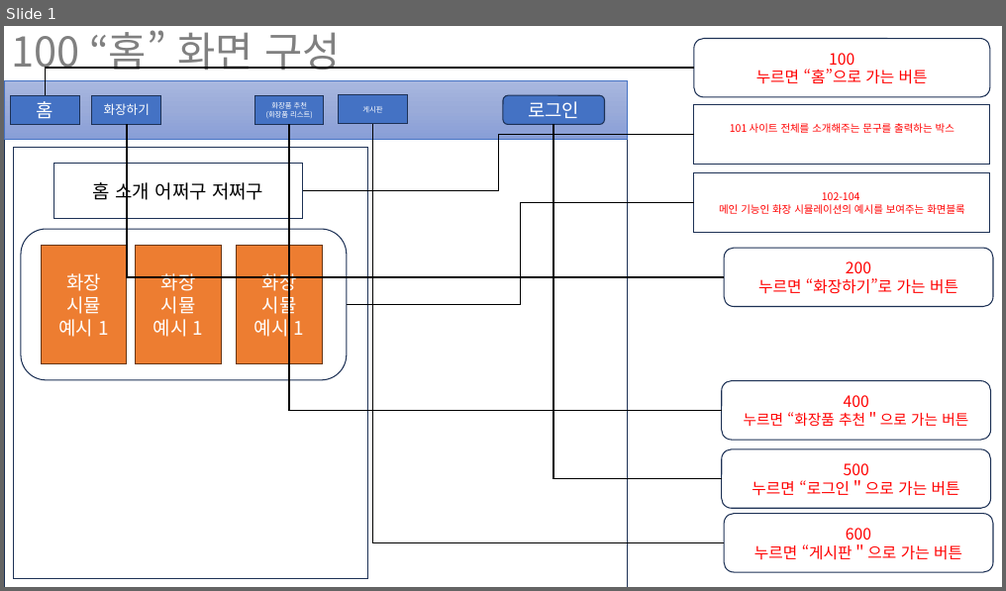
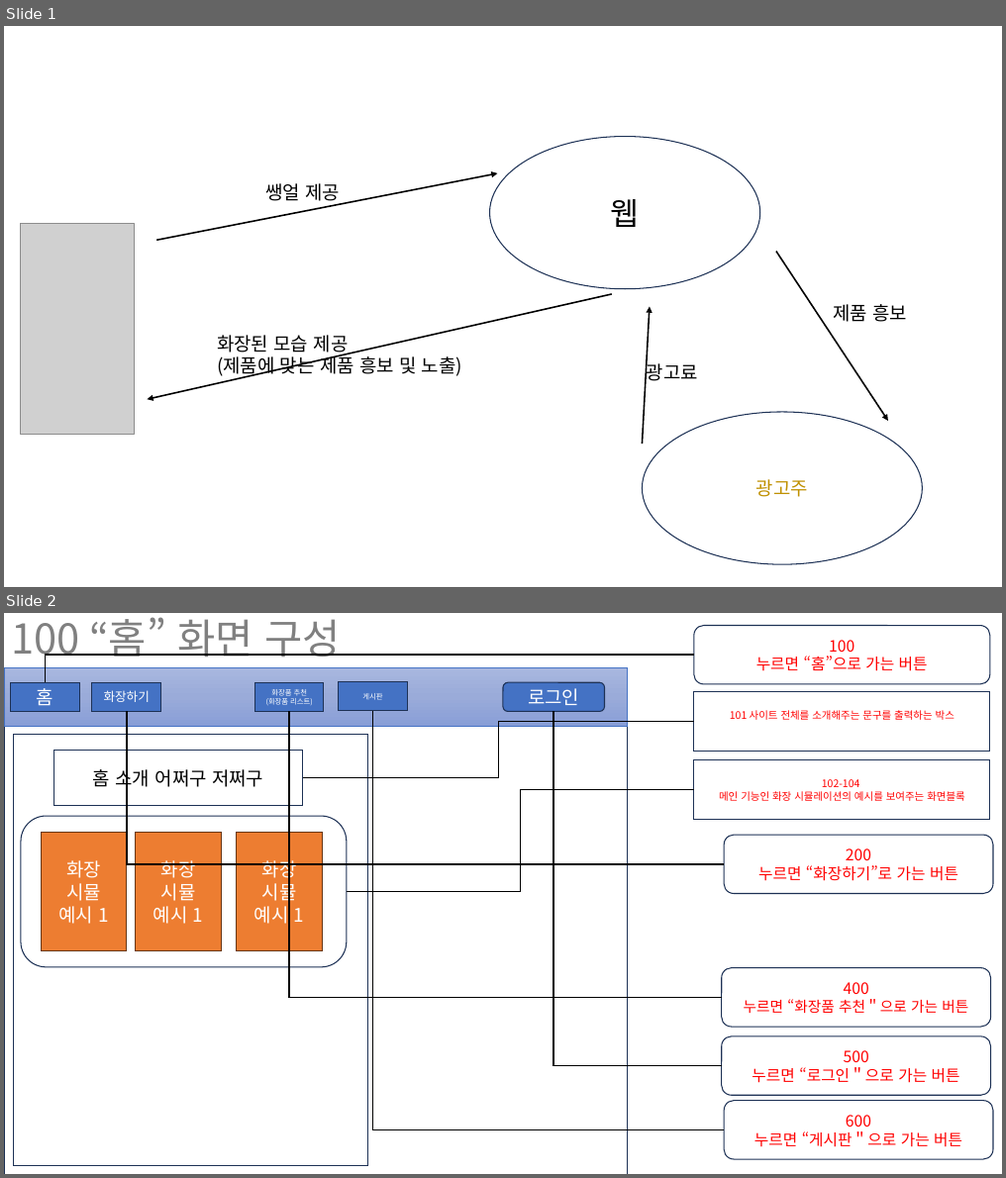
Before and after one commit to hosunghyun/Smart_Makeup_Web, a slide deck: UI프로토타입.pptx. Shown one above the other, each under a label of ours: slide 1 before the commit, slides 1 and 2 after it. The pictures are 1006x591 and 1006x1178 pixels, drawn with LibreOffice and Linux fonts; fonts in the diff are those of the drawing; grey boxes stand for pictures. Boxes give left, top, right and bottom in pixels: in the first picture for what was removed or moved away, otherwise in the second. Text is boxed around its words. In the diff, an @@ line names an element or a change of style, - is before the commit and + after.

```diff
--- a/UI프로토타입.pptx
+++ b/UI프로토타입.pptx
@@ slide 1 added at box(4, 26, 1002, 587), background #FFFFFF @@
@@ ellipse added at box(490, 137, 760, 289), outline #1E3256 1 pt, 30 pt, text #000000 @@
+웹
@@ arrow added from (156, 240) to (497, 174), #000000 1.5 pt @@
@@ text added at box(265, 183, 340, 204), 18 pt, text #000000 @@
+쌩얼 제공
@@ picture added at box(20, 224, 134, 434) @@
@@ arrow added from (776, 252) to (888, 421), #000000 1.5 pt @@
@@ arrow added from (612, 294) to (147, 399), #000000 1.5 pt @@
@@ arrow added from (642, 444) to (649, 307), #000000 1.5 pt @@
@@ text added at box(834, 304, 908, 322), 18 pt, text #000000 @@
+제품 흥보
@@ text added at box(217, 335, 462, 378), 18 pt, text #000000 @@
+화장된 모습 제공
+(제품에 맞는 제품 흥보 및 노출)
@@ text added at box(647, 360, 698, 381), 18 pt, text #000000 @@
+광고료
@@ ellipse added at box(642, 412, 922, 565), outline #1E3256 1 pt, 18 pt, text #BF9000 @@
+광고주
@@ what was slide 1 is now slide 2 @@
```
Also in this commit, not shown: 1 slide changed.
